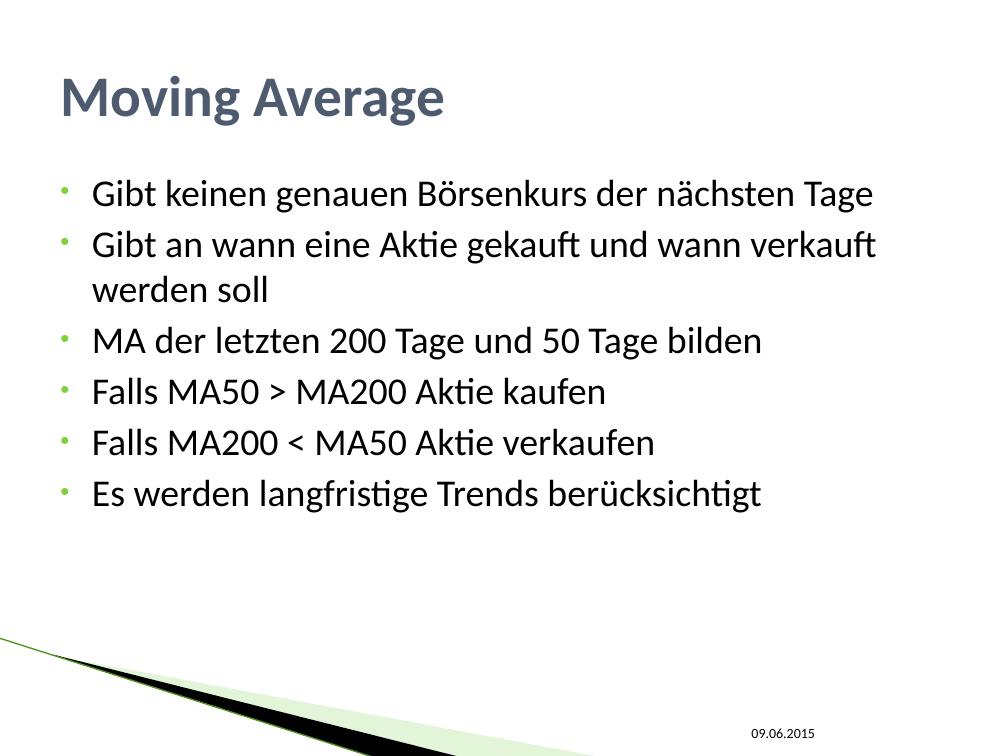
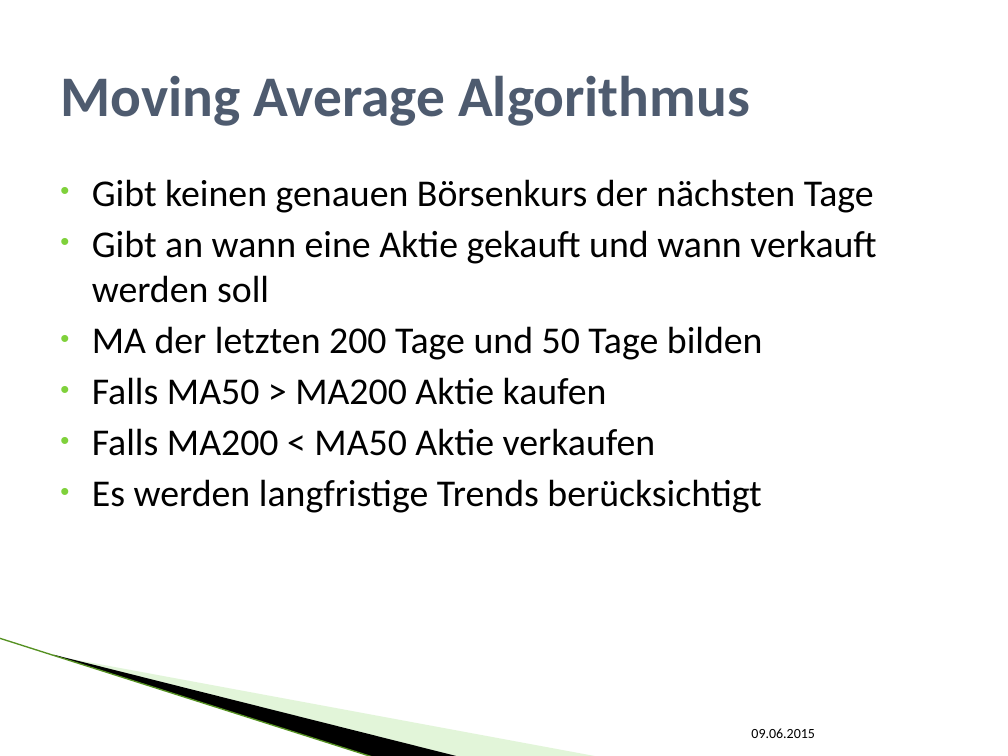
Before and after one commit to SEPSkyware6MM/StockForecast, a slide deck: slide 9 of ALR_Vortrag.pptx. Drawn at 1008x756 pixels with LibreOffice and Linux fonts; fonts in the diff are those of the drawing; background and template pictures are left out. Boxes give left, top, right and bottom in pixels: in the first picture for what was removed or moved away, otherwise in the second. Text is boxed around its words. In the diff, an @@ line names an element or a change of style, - is before the commit and + after.

```diff
--- a/ALR_Vortrag.pptx
+++ b/ALR_Vortrag.pptx
@@ title at [60,75,750,126]: text changed @@
-Moving Average
+Moving Average Algorithmus
```
Also in this commit, not shown: 4 other slides changed.
